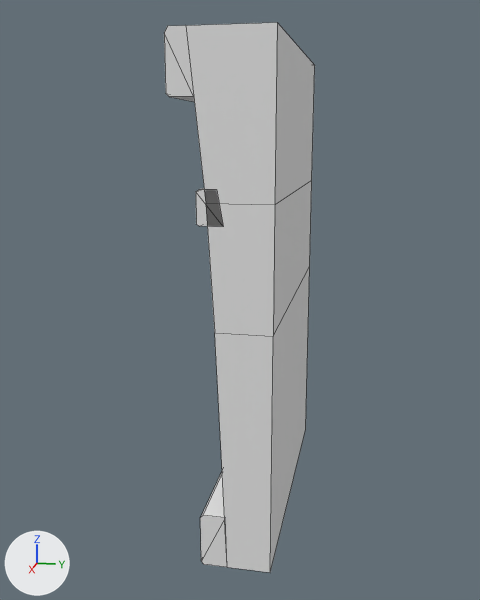
Two versions of the FBX model Assets/3D/FBX/Wall_v1_Tile_v2_Mesh.fbx, one commit apart.
Rendered twice from a 50 mm camera at (5.37, 0.49, 2.47) aimed at (1.05, -0.37, 1.39). Arrows for +X, +Y and +Z are at lower left; the lights stay in place. Mesh edges are drawn as thin lines. Materials are left out; every surface is plain grey. Where no turn or scale is listed for an object, it has been applied to the vertices. Vertices at the same position are counted once.

The scene before the commit, as lines of its bpy script (objects in view):
```python
me_mesh = bpy.data.meshes.new('Mesh')
me_mesh.from_pydata(...)  # 48 vertices, 39 faces; spans x 0.0..2.0, y -0.56..0.0, z 0.0..3.0
me_mesh.materials.append(mat_lambert2)
ob_wall_v1_tile_v2 = bpy.data.objects.new('Wall_v1_Tile_v2', me_mesh)
ob_wall_v1_tile_v2.location = (0.0, 0.0, 0.0)
```
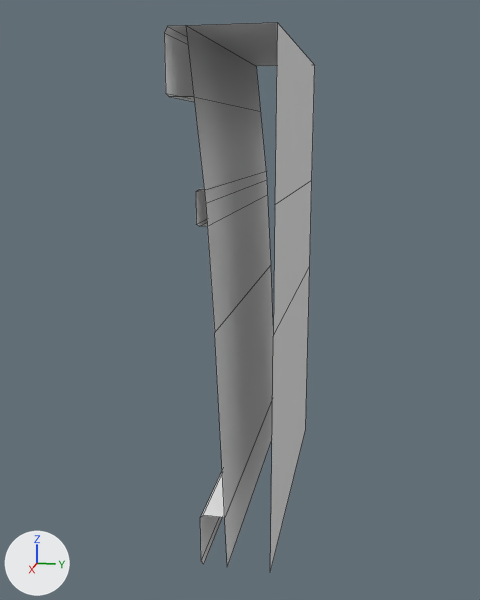
Changed parts and their boxes (x1, y1, x2, y2) in the pictures (480 x 600 px):
'Wall_v1_Tile_v2', reshaped: before (164, 22, 315, 573); after (164, 22, 315, 572)
part 1 of me_mesh, cut back: before (164, 22, 277, 573); after (199, 171, 265, 226)

Diff of the bpy script that builds the scene:
```diff
--- a/Assets/3D/FBX/Wall_v1_Tile_v2_Mesh.fbx.py
+++ b/Assets/3D/FBX/Wall_v1_Tile_v2_Mesh.fbx.py
@@ me_mesh @@
 # used by ob_wall_v1_tile_v2; location = (0.0, 0.0, 0.0)
-me_mesh.from_pydata(...)  # 48 vertices, 39 faces; spans x 0.0..2.0, y -0.56..0.0, z 0.0..3.0
+me_mesh.from_pydata(...)  # 48 vertices, 21 faces; spans x 0.0..2.0, y -0.56..0.0, z 0.0..3.0
+# me_mesh part 1
+# 2 vertices are removed from x 0.0..2.0, y -0.27, z 2.02
+# 19 faces are deleted
+# 2 vertices move from x 0.0..2.0, y -0.3, z 2.21 to x 0.0..2.0, y -0.36, z 2.21
+# 2 vertices are added at (2.0, -0.35, 2.02), (0.0, -0.35, 2.02)
+# 1 new face joins them
```
